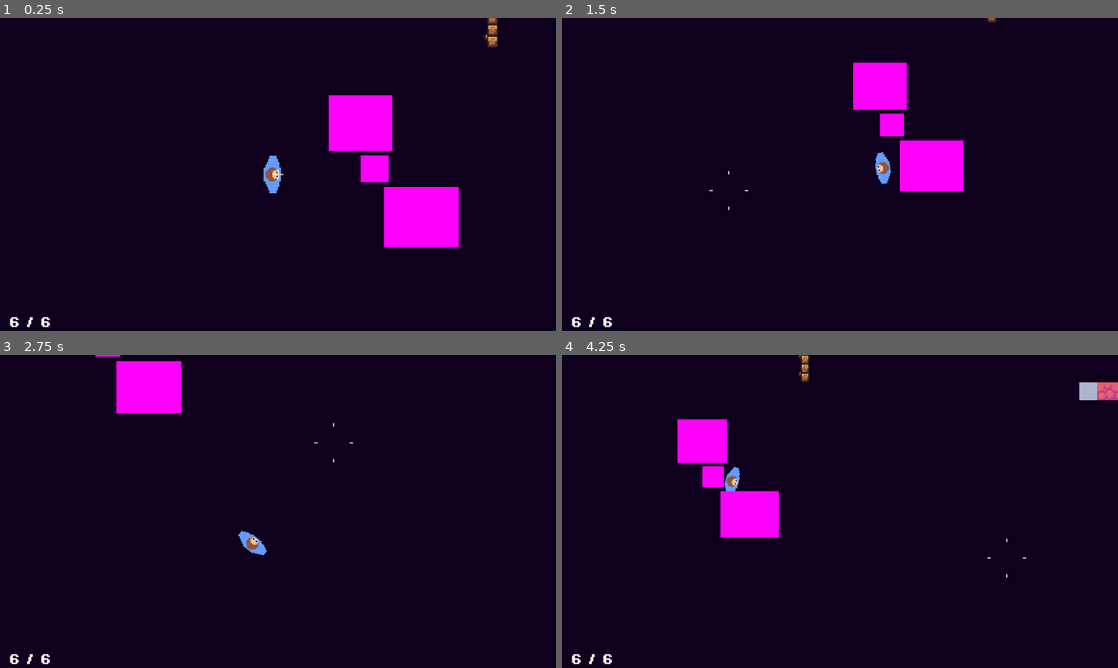
Above: before the commit, frames 1-4 (two rows, left to right).
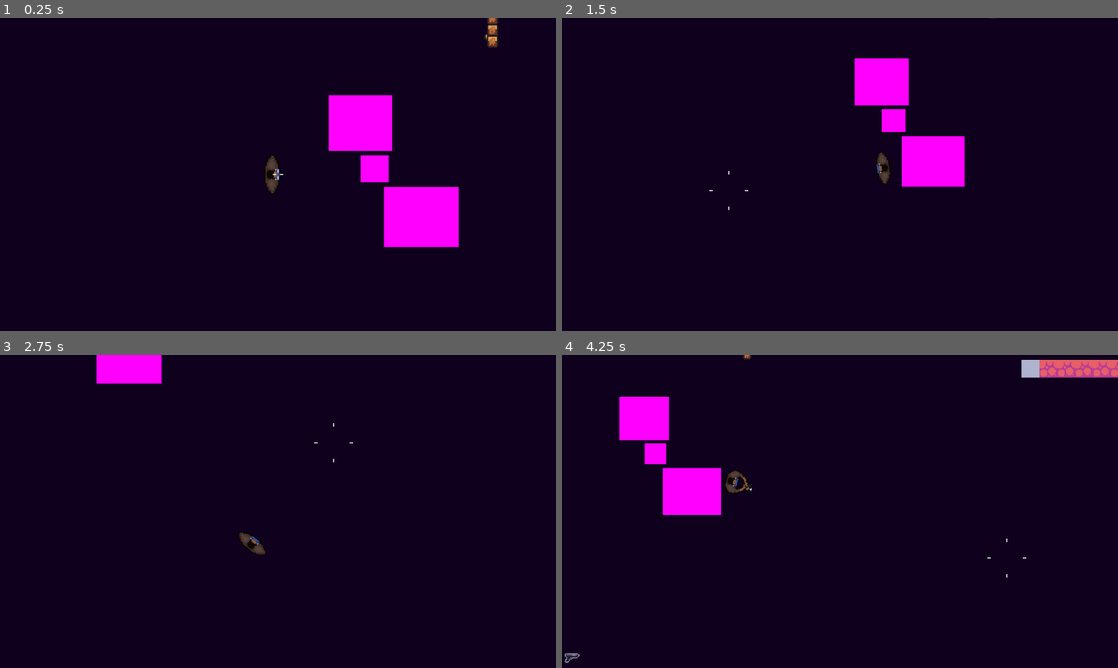
Above: after the commit, the same moments.

Repository: Gabryel-Paes/ProjetoCG
Game: Godot game, scene res://levels/rooms/playground.tscn
The game is run twice, just before and just after one commit, with the same random seed, the same clock (stepped at 60 frames per second) and the same inputs.
Inputs (mouse positions are in pixels of both pictures, inside the frame that each line leads up to):
- Up to frame 1 (0.25 s): no input
- Up to frame 2 (1.5 s): move the mouse to (962, 158) at 0.52 s; press the mouse at (962, 158) at 0.53 s; hold D (Right) 0.53-1.28 s; tap V (Attack_Melee, bound only before the commit) at 0.8, 1.35 s; move the mouse to (728, 190) at 1.27 s; release the mouse at (728, 190) at 1.28 s; hold S (Down) from 1.28 s (still down)
- Up to frame 3 (2.75 s): tap E (Equipar Arma) at 1.55 s; move the mouse to (333, 442) at 2.02 s; release S (Down) at 2.03 s; hold D (Right) from 2.03 s (still down); hold E (Equipar Arma) from 2.03 s (still down); tap R (Recarregar) at 2.3 s
- Up to frame 4 (4.25 s): move the mouse to (812, 574) at 2.77 s; release D (Right) at 2.78 s; release E (Equipar Arma) at 2.78 s; hold W (Up) 2.78-3.53 s; tap R (Recarregar) at 2.85 s; tap Mouse wheel down (LastWeapon, bound only after the commit) at 3.05 s; move the mouse to (1006, 558) at 3.52 s; hold A (Left) from 3.53 s (still down); hold Mouse wheel down (LastWeapon, bound only after the commit) from 3.53 s (still down); tap Mouse wheel up (NextWeapon, bound only after the commit) at 3.8 s

The runs differ from the first frame. In frame 1, 0.4% of the frame differs, in the area x 1-51%, y 43-99%; in frame 2, 1.4%; in frame 3, 2.2%; in frame 4, 7.7%, in the area x 0-100%, y 0-99%.

Commit message:
fix2.7
Elementos do HUD atualizados e respondendo as mecanicas

Diff:
--- /dev/null
+++ b/actors/components/stamina.gd
@@ -0,0 +1,38 @@
+extends Node
+
+signal stamina_changed(current: float, max: float)
+
+@export var max_stamina: float = 100.0
+@export var regen_rate: float = 15.0
+@export var regen_delay: float = 1.0 # Tempo de pausa antes de voltar a curar
+
+var current_stamina: float
+var regen_timer: float = 0.0 # Cronômetro interno da pausa
+
+func _ready() -> void:
+	current_stamina = max_stamina
+	stamina_changed.emit(current_stamina, max_stamina)
+
+func _process(delta: float) -> void:
+	# Se o timer for maior que zero, ele diminui e segura a regeneração
+	if regen_timer > 0:
+		regen_timer -= delta
+	elif current_stamina < max_stamina:
+		_regen_stamina(delta)
+
+func drain_stamina(amount: float) -> bool:
+	if current_stamina >= amount:
+		current_stamina -= amount
+		stamina_changed.emit(current_stamina, max_stamina)
+
+		# Reinicia a pausa sempre que gastar stamina
+		regen_timer = regen_delay
+		return true
+
+	return false
+
+func _regen_stamina(delta: float) -> void:
+	current_stamina += regen_rate * delta
+	if current_stamina > max_stamina:
+		current_stamina = max_stamina
+	stamina_changed.emit(current_stamina, max_stamina)
--- /dev/null
+++ b/actors/components/stamina.tscn
@@ -0,0 +1,6 @@
+[gd_scene format=3 uid="uid://dipnngs27gutg"]
+
+[ext_resource type="Script" uid="uid://cnto35cbt16rx" path="res://actors/components/stamina.gd" id="1_kcpsx"]
+
+[node name="Stamina" type="Node" unique_id=1815946519]
+script = ExtResource("1_kcpsx")
--- a/actors/enemy/enemy___esqueleto.gd
+++ b/actors/enemy/enemy___esqueleto.gd
@@ -2,6 +2,8 @@
 
 # Configurações
 @export var speed: float = 20.0
+@export var dano_do_ataque: float = 1.0 # <-- NOVO: Dano que este inimigo causa
+
 enum PatrolAxis {
 	HORIZONTAL,
 	VERTICAL
@@ -16,7 +18,6 @@
 
 # Inicialização
 func _ready():
-
 	health.died.connect(die)
 
 	if patrol_axis == PatrolAxis.HORIZONTAL:
@@ -28,38 +29,39 @@
 func _physics_process(delta):
 
 	if player != null:
-
 		# Persegue o jogador
 		var chase_direction = (player.global_position - global_position).normalized()
 		velocity = chase_direction * speed
 
 	else:
-
 		# Patrulha
 		velocity = direction * speed
 
 	move_and_slide()
 
-	# Se estiver patrulhando e bater em algo,
-	# inverte a direção.
-
+	# Se estiver patrulhando e bater em algo, inverte a direção.
 	if player == null:
-
 		if get_slide_collision_count() > 0:
 			direction *= -1
 
-# Área de detecção
+# Área de detecção (Visão do Inimigo)
 func _on_detection_area_body_entered(body):
-
 	if body.is_in_group("Player"):
 		player = body
 
 func _on_detection_area_body_exited(body):
-
 	if body == player:
 		player = null
 
-# Dano
+# --- NOVO: Lógica de Causar Dano (Hitbox) ---
+func _on_hitbox_body_entered(body: Node2D) -> void:
+	# Confirma se é o Player e se ele possui o componente de vida
+	if body.is_in_group("Player") and body.has_node("Health"):
+		var alvo_health = body.get_node("Health")
+		alvo_health.apply_damage(dano_do_ataque, global_position)
+
+
+# Dano recebido pelo inimigo
 func take_damage(amount: float, source_position: Vector2) -> void:
 	health.apply_damage(amount, source_position)
 
--- a/actors/enemy/enemy___esqueleto.tscn
+++ b/actors/enemy/enemy___esqueleto.tscn
@@ -107,9 +107,12 @@
 
 [sub_resource type="CapsuleShape2D" id="CapsuleShape2D_4s7lv"]
 
+[sub_resource type="CapsuleShape2D" id="CapsuleShape2D_h7gdp"]
+radius = 8.0
+height = 20.0
+
 [node name="Enemy - Esqueleto" type="CharacterBody2D" unique_id=1523164900]
 collision_layer = 4
-collision_mask = 1
 script = ExtResource("1_jovwh")
 
 [node name="CollisionShape2D" type="CollisionShape2D" parent="." unique_id=1589681061]
@@ -135,8 +138,15 @@
 scale = Vector2(0.8084637, 0.67216957)
 shape = SubResource("CapsuleShape2D_4s7lv")
 
-[node name="Health" parent="." instance=ExtResource("3_health")]
-max_health = 30.0
+[node name="Health" parent="." unique_id=1630372287 instance=ExtResource("3_health")]
+max_health = 12.0
+
+[node name="Hitbox" type="Area2D" parent="." unique_id=1594849126]
+collision_layer = 16
+
+[node name="CollisionShape2D" type="CollisionShape2D" parent="Hitbox" unique_id=1839999983]
+shape = SubResource("CapsuleShape2D_h7gdp")
 
 [connection signal="body_entered" from="DetectionArea" to="." method="_on_detection_area_body_entered"]
 [connection signal="body_exited" from="DetectionArea" to="." method="_on_detection_area_body_exited"]
+[connection signal="body_entered" from="Hitbox" to="." method="_on_hitbox_body_entered"]
--- a/actors/player/ammo_label.gd
+++ b/actors/player/ammo_label.gd
@@ -1,13 +1,51 @@
 extends Label
+
+const PISTOL := 2 # Weapon.PISTOL
+
+@export var visible_time: float = 2.0
+
+@onready var hide_timer: Timer = Timer.new()
+var is_pistol_equipped: bool = false
+
+
+func _ready() -> void:
+	modulate.a = 0.0
+	hide_timer.one_shot = true
+	hide_timer.wait_time = visible_time
+	hide_timer.timeout.connect(_fade_out)
+	add_child(hide_timer)
+
+
+func _on_weapon_changed(weapon: int) -> void:
+	is_pistol_equipped = (weapon == PISTOL)
+	if not is_pistol_equipped:
+		modulate.a = 0.0
 
 
 func _on_ammo_changed(current: int, max_ammo: int) -> void:
 	text = str(current) + " / " + str(max_ammo)
+	_show_temporarily()
 
 
 func _on_reload_started() -> void:
 	text = "Recarregando..."
+	_show_temporarily()
 
 
 func _on_ammo_empty() -> void:
 	text = "Sem munição."
+	_show_temporarily()
+
+
+func _show_temporarily() -> void:
+	if not is_pistol_equipped:
+		return
+
+	var tween := create_tween()
+	tween.tween_property(self, "modulate:a", 1.0, 0.1)
+	hide_timer.start()
+
+
+func _fade_out() -> void:
+	var tween := create_tween()
+	tween.tween_property(self, "modulate:a", 0.0, 0.4)
--- a/actors/player/player.gd
+++ b/actors/player/player.gd
@@ -1,19 +1,36 @@
 extends CharacterBody2D
 
-var sprt_normal = preload("res://ui/assets/sprites/Sprite-parado.png")
+var sprt_normal = preload("res://ui/assets/sprites/Sprite-idle.png")
 var sprt_armado = preload("res://ui/assets/sprites/Sprite-armado.png")
+var sprt_faca = preload("res://ui/assets/sprites/Sprite-faca.png")
 
-var arma_equipada: bool = false
+signal weapon_changed(weapon: Weapon)
+enum Weapon { NONE, KNIFE, PISTOL }
 
+@export var unarmed_speed_multiplier: float = 1.15 # Mãos vazias = um pouco mais rápido
+
+var weapon_order: Array[Weapon] = [Weapon.NONE, Weapon.KNIFE, Weapon.PISTOL]
+var weapon_index: int = 0
+var current_weapon: Weapon = Weapon.NONE
+
+@onready var melee = $Aim/MeleeAttack
+
+# --- Vida ---
+@onready var health: Health = $Health
+@onready var blood_overlay = $HUD/BloodOverlay
 # --- Movimento ---
-@export var speed: float = 200.0
+@export var base_speed: float = 200.0
+@export var sprint_speed: float = 350.0 # Velocidade da corrida
+@export var sprint_cost: float = 25.0   # Custo de stamina por segundo
 @export var acceleration: float = 2400.0   # px/s². Alto = snap estilo Hotline Miami
-
+@onready var stamina = $Stamina
+@onready var stamina_bar = $HUD/StaminaBar
 # --- Mira ---
 ## Graus de correção se o sprite não foi desenhado apontando para a direita (+X)
 @export var sprite_angle_offset: float = 0.0
 
 @onready var aim: Node2D = $Aim
+@onready var hud: CanvasLayer = $HUD
 @onready var camera: CameraController = $Camera2D
 @onready var sprite: Sprite2D = $Aim/Sprite2D
 @onready var fumaca: GPUParticles2D = $Aim/BulletPoint/FumacaCano
@@ -27,12 +44,60 @@
 
 func _ready() -> void:
 	motion_mode = MOTION_MODE_FLOATING
+	hud.visible = true
 	gun.fired.connect(_on_gun_fired)
+
+	stamina.stamina_changed.connect(_update_stamina_bar)
+	# NOVO: Conecta a vida mudando à função que atualiza o sangue
+	health.health_changed.connect(_update_blood_overlay)
+
+	# Garante que o sangue comece invisível
+	blood_overlay.modulate.a = 0.0
+	stamina_bar.modulate.a = 0.0
+
+	_equip_weapon(current_weapon)
+
+func _update_stamina_bar(current: float, max_value: float) -> void:
+	stamina_bar.max_value = max_value
+	stamina_bar.value = current
+
+	# Se a stamina for menor que o máximo (você correu ou atacou)
+	if current < max_value:
+		# Aparece instantaneamente
+		stamina_bar.modulate.a = 1.0
+	else:
+		# Se a stamina voltou pro máximo, some suavemente ao longo de 0.5 segundos
+		var tween = create_tween()
+		tween.tween_property(stamina_bar, "modulate:a", 0.0, 0.5)
+
+func _update_blood_overlay(current_health: float, max_health: float) -> void:
+	# Calcula a porcentagem de DANO sofrido (0.0 a 1.0)
+	# Se a vida for 3/3, o dano é 0.0. Se for 1/3, é ~0.66.
+	var damage_percent = 1.0 - (current_health / max_health)
+
+	# Cria uma animação suave (Tween) da transparência atual até a nova
+	# O 0.3 no final é o tempo da animação (0.3 segundos)
+	var tween = create_tween()
+	tween.tween_property(blood_overlay, "modulate:a", damage_percent, 0.3)
 
 func _physics_process(delta: float) -> void:
 	var direction := Input.get_vector("Left", "Right", "Up", "Down")
-	velocity = velocity.move_toward(direction * speed, acceleration * delta)
+
+	# Começa com a velocidade base
+	var target_speed = base_speed
+
+	# Verifica se está segurando Shift, se está se movendo, e se tem stamina
+	if Input.is_action_pressed("Sprint") and direction != Vector2.ZERO:
+		if stamina.drain_stamina(sprint_cost * delta):
+			target_speed = sprint_speed # Acelera o passo!
+
+	if current_weapon == Weapon.NONE:
+		target_speed *= unarmed_speed_multiplier
+
+	# Aplica o target_speed na movimentação (mantendo sua aceleração fluida)
+	velocity = velocity.move_toward(direction * target_speed, acceleration * delta)
 	move_and_slide()
+
 	if direction != Vector2.ZERO:
 		anim.play("walking")
 	else:
@@ -43,28 +108,44 @@
 func _process(delta: float) -> void:
 	_update_aim()
 
-	if Input.is_action_just_pressed("Attack_Melee"):
-		$Aim/MeleeAttack.attack()
-
 # --- Controles de Ação ---
 
 func _input(event:InputEvent) -> void:
-	#equipar arma
-	if event.is_action_pressed("Equipar Arma"):
-		arma_equipada = !arma_equipada
-		#mudar sprite de arma equipada
-		if arma_equipada:
+	if event.is_action_pressed("NextWeapon"):
+		_cycle_weapon(1)
+	elif event.is_action_pressed("LastWeapon"):
+		_cycle_weapon(-1)
+	elif event.is_action_pressed("Attack"):
+		_try_attack()
+	elif event.is_action_pressed("Recarregar") and current_weapon == Weapon.PISTOL:
+		gun.try_reload()
+
+func _cycle_weapon(step: int) -> void:
+	var count := weapon_order.size()
+	weapon_index = (weapon_index + step + count) % count
+	_equip_weapon(weapon_order[weapon_index])
+
+func _equip_weapon(weapon: Weapon) -> void:
+	current_weapon = weapon
+	weapon_changed.emit(weapon)
+	match weapon:
+		Weapon.NONE:
+			sprite.texture = sprt_normal
+		Weapon.KNIFE:
+			sprite.texture = sprt_faca
+		Weapon.PISTOL:
 			sprite.texture = sprt_armado
-		else:
-			sprite.texture = sprt_normal
 
-	if not arma_equipada:
-		return
-
-	if event.is_action_pressed("Atirar"):
-		gun.try_fire(get_global_mouse_position())
-	if event.is_action_pressed("Recarregar"):
-		gun.try_reload()
+func _try_attack() -> void:
+	match current_weapon:
+		Weapon.PISTOL:
+			gun.try_fire(get_global_mouse_position())
+		Weapon.KNIFE:
+			# Tenta gastar 20 de stamina para o golpe de faca
+			if stamina.drain_stamina(20.0):
+				melee.attack()
+		Weapon.NONE:
+			pass # mãos vazias não atacam
 
 func _on_gun_fired() -> void:
 	camera.shake(1.0)
@@ -74,3 +155,5 @@
 	# Guardado como variável: sprite, lanterna e projétil bebem da mesma fonte
 	aim_angle = (get_global_mouse_position() - global_position).angle()
 	aim.rotation = aim_angle + deg_to_rad(sprite_angle_offset)
+func _die() -> void:
+	print("MOrreu");
--- a/actors/player/player.tscn
+++ b/actors/player/player.tscn
@@ -2,16 +2,21 @@
 
 [ext_resource type="Script" uid="uid://b7esrgmdyehb1" path="res://actors/player/player.gd" id="1_dthho"]
 [ext_resource type="Texture2D" uid="uid://d0hfp556ihm2f" path="res://ui/assets/sprites/character_placeholder.png" id="2_jg3c0"]
-[ext_resource type="Texture2D" uid="uid://dcyc2euftyhef" path="res://ui/assets/sprites/Sprite-parado.png" id="3_15y17"]
 [ext_resource type="PackedScene" uid="uid://b6j0eteafpf7t" path="res://actors/components/melee_attack.tscn" id="3_ax26v"]
+[ext_resource type="Texture2D" uid="uid://bkkbthljbhpgj" path="res://ui/assets/sprites/Sprite-idle.png" id="3_k67x5"]
 [ext_resource type="FontFile" uid="uid://bu1xpso6ai3x0" path="res://ui/assets/fonts/PixelOperator8-Bold.ttf" id="4_lsqbn"]
 [ext_resource type="Script" uid="uid://dps2mixnx2yxd" path="res://actors/player/crosshair.gd" id="5_6p1w3"]
-[ext_resource type="Script" path="res://actors/player/camera_controller.gd" id="6_camctrl"]
-[ext_resource type="Script" path="res://actors/player/ammo_label.gd" id="7_ammolabel"]
+[ext_resource type="Script" uid="uid://cob00ke4wjv11" path="res://actors/player/camera_controller.gd" id="6_camctrl"]
+[ext_resource type="Script" uid="uid://2kpru2rgy0vw" path="res://actors/player/ammo_label.gd" id="7_ammolabel"]
 [ext_resource type="PackedScene" path="res://actors/components/gun.tscn" id="8_gun"]
-
-[sub_resource type="CircleShape2D" id="CircleShape2D_wa5o0"]
-radius = 7.0
+[ext_resource type="PackedScene" path="res://actors/components/health.tscn" id="10_lsln6"]
+[ext_resource type="Texture2D" uid="uid://c7ytd0hke0574" path="res://ui/assets/placeholders/TelaSangue.png" id="10_ssdk0"]
+[ext_resource type="PackedScene" uid="uid://dipnngs27gutg" path="res://actors/components/stamina.tscn" id="11_hiosj"]
+[ext_resource type="Script" uid="uid://du0v0n3e4ors7" path="res://ui/hud/weapon_icon.gd" id="12_12xki"]
+[ext_resource type="Texture2D" uid="uid://ccmw4l3owe717" path="res://ui/assets/sprites/Faca.png" id="13_faca_icon"]
+[ext_resource type="Texture2D" uid="uid://cvwkcv2goh87a" path="res://ui/assets/sprites/arma.png" id="14_arma_icon"]
+
+[sub_resource type="CircleShape2D" id="CircleShape2D_388e2"]
 
 [sub_resource type="AtlasTexture" id="AtlasTexture_ilk7j"]
 atlas = ExtResource("2_jg3c0")
@@ -98,13 +103,32 @@
 gravity = Vector3(0, 0, 0)
 color = Color(0.6093093, 0.6094772, 0.65018684, 1)
 
-[node name="Player" type="CharacterBody2D" unique_id=335704334]
+[sub_resource type="Gradient" id="Gradient_rt46e"]
+offsets = PackedFloat32Array(0.46946564, 0.5839695)
+
+[sub_resource type="GradientTexture2D" id="GradientTexture2D_12xki"]
+gradient = SubResource("Gradient_rt46e")
+width = 150
+height = 4
+fill_from = Vector2(1, 0)
+
+[sub_resource type="Gradient" id="Gradient_12xki"]
+offsets = PackedFloat32Array(0.90076333, 0.980916, 1)
+colors = PackedColorArray(1, 1, 1, 1, 0, 0, 0, 1, 0.03816794, 0.03816794, 0.03816794, 1)
+
+[sub_resource type="GradientTexture2D" id="GradientTexture2D_rt46e"]
+gradient = SubResource("Gradient_12xki")
+width = 150
+height = 4
+fill_from = Vector2(1, 0)
+
+[node name="Player" type="CharacterBody2D" unique_id=335704334 groups=["Player"]]
 motion_mode = 1
 script = ExtResource("1_dthho")
 
 [node name="CollisionShape2D" type="CollisionShape2D" parent="." unique_id=1347245688]
 position = Vector2(-4, 0)
-shape = SubResource("CircleShape2D_wa5o0")
+shape = SubResource("CircleShape2D_388e2")
 
 [node name="Camera2D" type="Camera2D" parent="." unique_id=293020164]
 zoom = Vector2(5, 5)
@@ -124,7 +148,7 @@
 [node name="Sprite2D" type="Sprite2D" parent="Aim" unique_id=383743649]
 position = Vector2(-4, 0)
 rotation = 1.5707964
-texture = ExtResource("3_15y17")
+texture = ExtResource("3_k67x5")
 
 [node name="BulletPoint" type="Marker2D" parent="Aim" unique_id=648254355]
 position = Vector2(10, 0)
@@ -140,20 +164,23 @@
 
 [node name="MeleeAttack" parent="Aim" unique_id=192729465 instance=ExtResource("3_ax26v")]
 
-[node name="Gun" parent="Aim" instance=ExtResource("8_gun")]
+[node name="Gun" parent="Aim" unique_id=1907474380 instance=ExtResource("8_gun")]
 position = Vector2(10, 0)
+fire_rate = 0.01
 velocidade_mira = 13.0
-fire_rate = 0.01
 
 [node name="HUD" type="CanvasLayer" parent="." unique_id=70567460]
-
-[node name="LabelMunicao" type="Label" parent="HUD" unique_id=1178521183]
-anchors_preset = 2
+visible = false
+
+[node name="Municao" type="Label" parent="HUD" unique_id=1178521183]
+anchors_preset = 3
+anchor_left = 1.0
 anchor_top = 1.0
-anchor_bottom = 1.0
-offset_left = 20.0
+anchor_right = 1.0
+anchor_bottom = 1.0
+offset_left = -40.0
 offset_top = -32.0
-offset_right = 60.0
+grow_horizontal = 0
 grow_vertical = 0
 theme_override_fonts/font = ExtResource("4_lsqbn")
 theme_override_font_sizes/font_size = 26
@@ -162,7 +189,55 @@
 [node name="Crosshair" type="Node2D" parent="HUD" unique_id=1920209538]
 script = ExtResource("5_6p1w3")
 
-[connection signal="ammo_changed" from="Aim/Gun" to="HUD/LabelMunicao" method="_on_ammo_changed"]
-[connection signal="reload_started" from="Aim/Gun" to="HUD/LabelMunicao" method="_on_reload_started"]
-[connection signal="ammo_empty" from="Aim/Gun" to="HUD/LabelMunicao" method="_on_ammo_empty"]
+[node name="BloodOverlay" type="TextureRect" parent="HUD" unique_id=1583046730]
+anchors_preset = 15
+anchor_right = 1.0
+anchor_bottom = 1.0
+grow_horizontal = 2
+grow_vertical = 2
+texture = ExtResource("10_ssdk0")
+expand_mode = 1
+
+[node name="WeaponIcon" type="TextureRect" parent="HUD" unique_id=128499284]
+anchors_preset = 2
+anchor_top = 1.0
+anchor_bottom = 1.0
+offset_left = 4.0
+offset_top = -44.0
+offset_right = 44.0
+offset_bottom = -4.0
+grow_vertical = 0
+expand_mode = 1
+stretch_mode = 5
+script = ExtResource("12_12xki")
+icon_knife = ExtResource("13_faca_icon")
+icon_pistol = ExtResource("14_arma_icon")
+
+[node name="StaminaBar" type="TextureProgressBar" parent="HUD" unique_id=274748334]
+anchors_preset = 7
+anchor_left = 0.5
+anchor_top = 1.0
+anchor_right = 0.5
+anchor_bottom = 1.0
+offset_left = -20.0
+offset_top = -60.0
+offset_right = 20.0
+offset_bottom = -20.0
+grow_horizontal = 2
+grow_vertical = 0
+fill_mode = 6
+texture_under = SubResource("GradientTexture2D_12xki")
+texture_progress = SubResource("GradientTexture2D_rt46e")
+
+[node name="Health" parent="." unique_id=269361898 instance=ExtResource("10_lsln6")]
+max_health = 5.0
+
+[node name="Stamina" parent="." unique_id=1815946519 instance=ExtResource("11_hiosj")]
+
+[connection signal="weapon_changed" from="." to="HUD/Municao" method="_on_weapon_changed"]
+[connection signal="weapon_changed" from="." to="HUD/WeaponIcon" method="_on_weapon_changed"]
+[connection signal="ammo_changed" from="Aim/Gun" to="HUD/Municao" method="_on_ammo_changed"]
+[connection signal="ammo_empty" from="Aim/Gun" to="HUD/Municao" method="_on_ammo_empty"]
+[connection signal="reload_started" from="Aim/Gun" to="HUD/Municao" method="_on_reload_started"]
 [connection signal="spread_changed" from="Aim/Gun" to="HUD/Crosshair" method="_on_spread_changed"]
+[connection signal="died" from="Health" to="." method="_die"]
--- a/project.godot
+++ b/project.godot
@@ -19,6 +19,7 @@
 
 window/size/viewport_width=1280
 window/size/viewport_height=720
+window/size/mode=3
 window/stretch/mode="viewport"
 mouse_cursor/custom_image="uid://bll3bu6jre5vq"
 mouse_cursor/custom_image_hotspot=Vector2(4, 4)
@@ -50,11 +51,6 @@
 "events": [null, Object(InputEventKey,"resource_local_to_scene":false,"resource_name":"","device":16,"window_id":0,"alt …(196 unchanged characters)…
 ]
 }
-Atirar={
-"deadzone": 0.2,
-"events": [Object(InputEventMouseButton,"resource_local_to_scene":false,"resource_name":"","device":-1,"window_id":0,"alt_pressed":false,"shift_pressed":false,"ctrl_pressed":false,"meta_pressed":false,"button_mask":0,"position":Vector2(0, 0),"global_position":Vector2(0, 0),"factor":1.0,"button_index":1,"canceled":false,"pressed":false,"double_click":false,"script":null)
-]
-}
 roda={
 "deadzone": 0.2,
 "events": []
@@ -64,9 +60,24 @@
 "events": [Object(InputEventKey,"resource_local_to_scene":false,"resource_name":"","device":16,"window_id":0,"alt_press …(190 unchanged characters)…
 ]
 }
-Attack_Melee={
+Sprint={
 "deadzone": 0.2,
-"events": [Object(InputEventKey,"resource_local_to_scene":fa …(140 unchanged characters)… d":false,"keycode":0,"physical_keycode":86,"key_label":0,"unicode":118,"location":0,"echo":false,"script":null)
+"events": [Object(InputEventKey,"resource_local_to_scene":fa …(140 unchanged characters)… d":false,"keycode":0,"physical_keycode":4194325,"key_label":0,"unicode":0,"location":0,"echo":false,"script":null)
+]
+}
+NextWeapon={
+"deadzone": 0.2,
+"events": [Object(InputEventMouseButton,"resource_local_to_scene":false,"resource_name":"","device":-1,"window_id":0,"alt_pressed":false,"shift_pressed":false,"ctrl_pressed":false,"meta_pressed":false,"button_mask":8,"position":Vector2(125, 2),"global_position":Vector2(134, 50),"factor":1.0,"button_index":4,"canceled":false,"pressed":true,"double_click":false,"script":null)
+]
+}
+LastWeapon={
+"deadzone": 0.2,
+"events": [Object(InputEventMouseButton,"resource_local_to_scene":false,"resource_name":"","device":-1,"window_id":0,"alt_pressed":false,"shift_pressed":false,"ctrl_pressed":false,"meta_pressed":false,"button_mask":16,"position":Vector2(173, 5),"global_position":Vector2(182, 53),"factor":1.0,"button_index":5,"canceled":false,"pressed":true,"double_click":false,"script":null)
+]
+}
+Attack={
+"deadzone": 0.2,
+"events": [Object(InputEventMouseButton,"resource_local_to_scene":false,"resource_name":"","device":-1,"window_id":0,"alt_pressed":false,"shift_pressed":false,"ctrl_pressed":false,"meta_pressed":false,"button_mask":1,"position":Vector2(282, 19),"global_position":Vector2(291, 67),"factor":1.0,"button_index":1,"canceled":false,"pressed":true,"double_click":false,"script":null)
 ]
 }
 
--- /dev/null
+++ b/ui/hud/weapon_icon.gd
@@ -0,0 +1,36 @@
+extends TextureRect
+
+@export var icon_hands: Texture2D
+@export var icon_knife: Texture2D
+@export var icon_pistol: Texture2D
+@export var visible_time: float = 2.5
+
+@onready var hide_timer: Timer = Timer.new()
+
+
+func _ready() -> void:
+	modulate.a = 0.0
+	hide_timer.one_shot = true
+	hide_timer.wait_time = visible_time
+	hide_timer.timeout.connect(_fade_out)
+	add_child(hide_timer)
+
+
+func _on_weapon_changed(weapon: int) -> void:
+	match weapon:
+		0: texture = icon_hands   # Weapon.NONE
+		1: texture = icon_knife   # Weapon.KNIFE
+		2: texture = icon_pistol  # Weapon.PISTOL
+
+	if texture == null:
+		modulate.a = 0.0
+		return
+
+	var tween := create_tween()
+	tween.tween_property(self, "modulate:a", 1.0, 0.15)
+	hide_timer.start()
+
+
+func _fade_out() -> void:
+	var tween := create_tween()
+	tween.tween_property(self, "modulate:a", 0.0, 0.4)
Not shown, added: actors/components/stamina.gd.uid
Binary file added: ui/assets/placeholders/TelaSangue.png
Not shown, added: ui/assets/placeholders/TelaSangue.png.import
Binary file added: ui/assets/sprites/Bullet_Box.png
Not shown, added: ui/assets/sprites/Bullet_Box.png.import
Binary file added: ui/assets/sprites/Faca.png
Not shown, added: ui/assets/sprites/Faca.png.import
Binary file added: ui/assets/sprites/Medibox.png
Not shown, added: ui/assets/sprites/Medibox.png.import
Binary file added: ui/assets/sprites/Pills.png
Not shown, added: ui/assets/sprites/Pills.png.import
Binary file changed: ui/assets/sprites/Sprite-armado.png
(and 9 more such lines)
